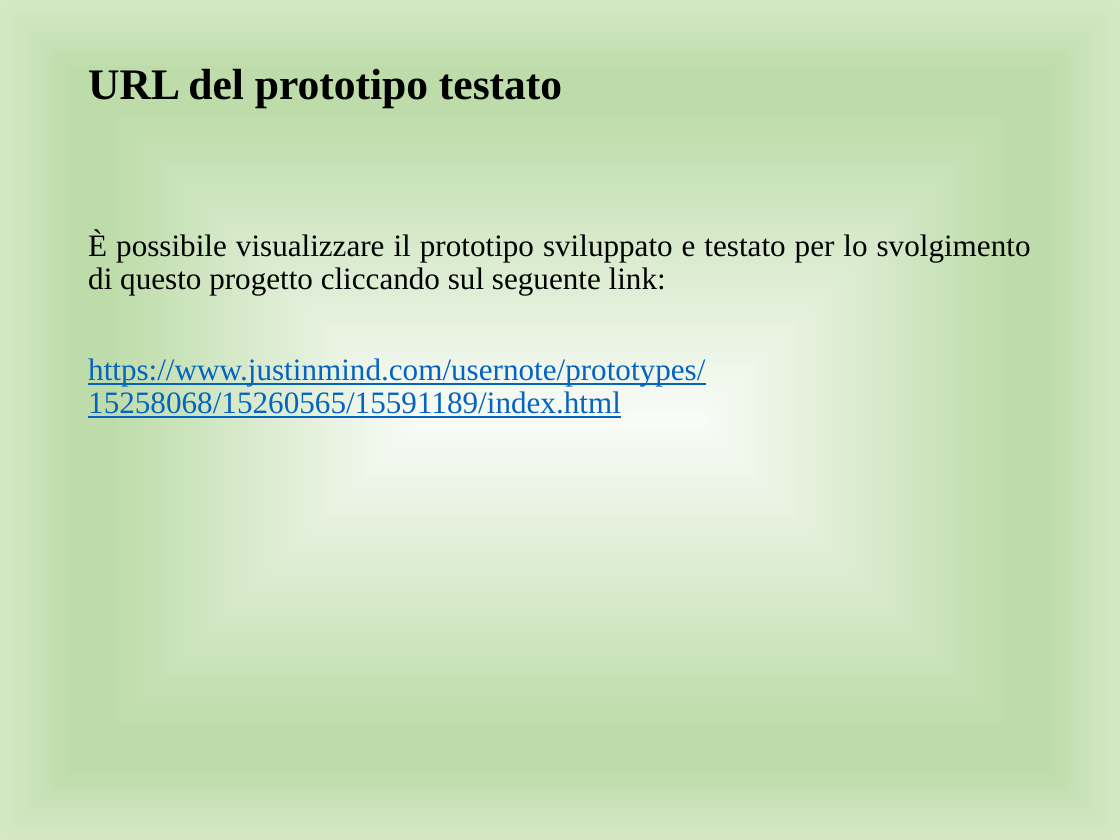
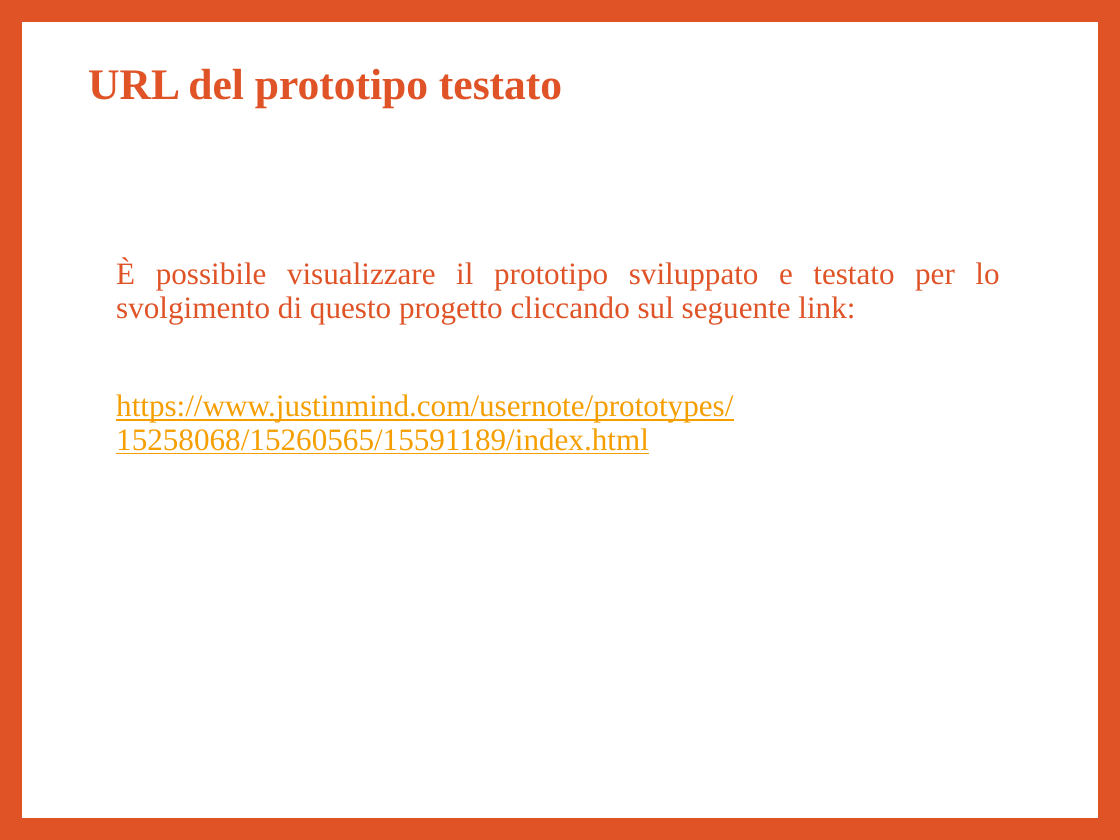
Before and after one commit to giusmastro91/Cognitive-systems, a slide deck: slide 4 of Prova_6/Leone_Mastrosimone_PresentazioneProgetto.pptx. Drawn at 1120x840 pixels with LibreOffice and Linux fonts; fonts in the diff are those of the drawing. Boxes give left, top, right and bottom in pixels: in the first picture for what was removed or moved away, otherwise in the second. Text is boxed around its words. In the diff, an @@ line names an element or a change of style, - is before the commit and + after.

```diff
--- a/Prova_6/Leone_Mastrosimone_PresentazioneProgetto.pptx
+++ b/Prova_6/Leone_Mastrosimone_PresentazioneProgetto.pptx
@@ background gradient #F8FBF6 to #BEDCAA to #D4E8C6 to #DF5327 @@
@@ rectangle added at <box>22,22,1098,818</box>, fill #FFFFFF, outline #FFFFFF 1 pt @@
@@ title "URL del prototipo testato" at <box>88,68,562,108</box>: text colour #000000 to #DF5327 @@
@@ text "È possibile visualizzare il prototipo ...": place and size @@
-text "È possibile visualizzare il prototipo ..." at <box>88,231,1031,418</box>
+text "È possibile visualizzare il prototipo ..." at <box>116,260,999,454</box>
@@ text "È possibile visualizzare il prototipo ..." at <box>116,260,999,454</box>: text colour #000000 to #DF5327 in "È possibile visualizzare il prototipo sviluppato e ..."; text colour #0563C1 to #F59E00 in "https://www.justinmind.com/usernote/prototypes/15258068/1526 ..."; more space between paragraphs @@
```
Also in this commit, not shown: 38 other slides changed.
